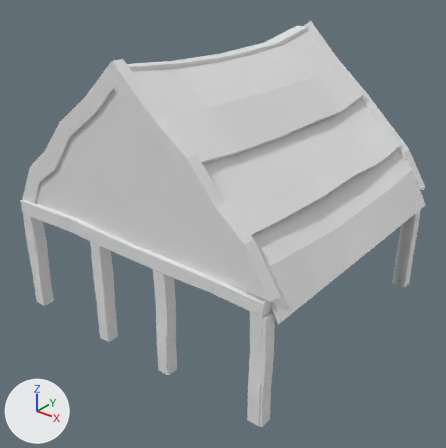
Two versions of the glTF model Game/art/buildings/playerHutRoof.glb, one commit apart.
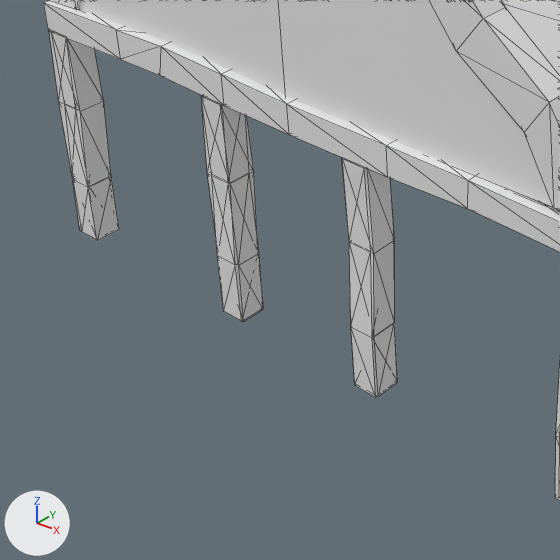
Old and new are each drawn whole from a 50 mm lens placed at (7.76, -10.56, 7.86), pointed at (0.21, -1.12, 2.01) and again close up on the part from 0% to 56% of the width and 44% to 100% of the height. The axes (+X, +Y, +Z) are drawn at lower left. The lights are the same throughout. The close-ups show mesh edges as thin lines. Objects named as collision shapes, trigger or cutter boxes, shadow casters or lower levels of detail are left out. Vertices at the same position are counted once.

Objects in the first close-up: 'player-hut-roof'.
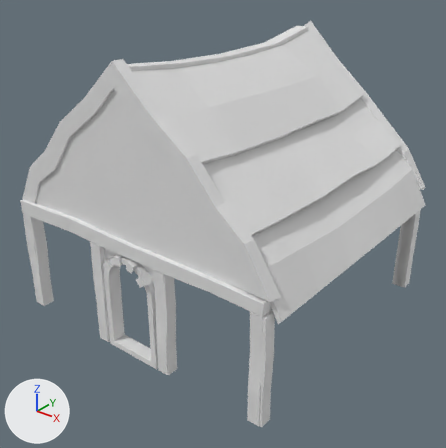
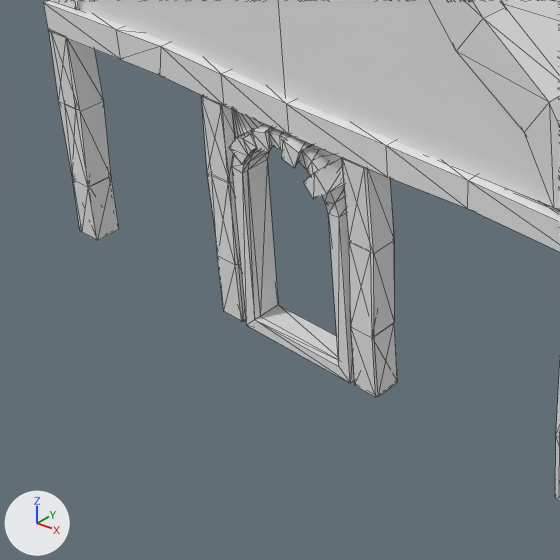
Where the newer file only moved an object's origin or applied its transform, the numbers keep the older frame.

Patch to the scene script:
```diff
--- a/Game/art/buildings/playerHutRoof.glb.py
+++ b/Game/art/buildings/playerHutRoof.glb.py
@@ me_cube_046 @@
 # used by ob_player_hut_roof; location = (0.0, 0.0, 0.0)
-me_cube_046.from_pydata(...)  # 864 vertices, 1556 faces; spans x -3.39..3.39, y -3.8..2.43, z -0.01..5.87
+me_cube_046.from_pydata(...)  # 1039 vertices, 1910 faces; spans x -3.39..3.39, y -3.87..2.43, z -0.03..5.87
+# me_cube_046 part 1: a new loose piece of 117 vertices spanning x -0.67..0.67, y -3.87..-3.42, z -0.02..2.24
+# me_cube_046 part 2: a new loose piece of 58 vertices spanning x -0.73..0.75, y -3.67..-3.64, z -0.03..2.28
```

Location of each change, (x1, y1, x2, y2) in pixels of the close-ups (560 x 560 px):
part 1 of me_cube_046, added: after (229, 124, 354, 383)
part 2 of me_cube_046, added: after (233, 110, 345, 194)
